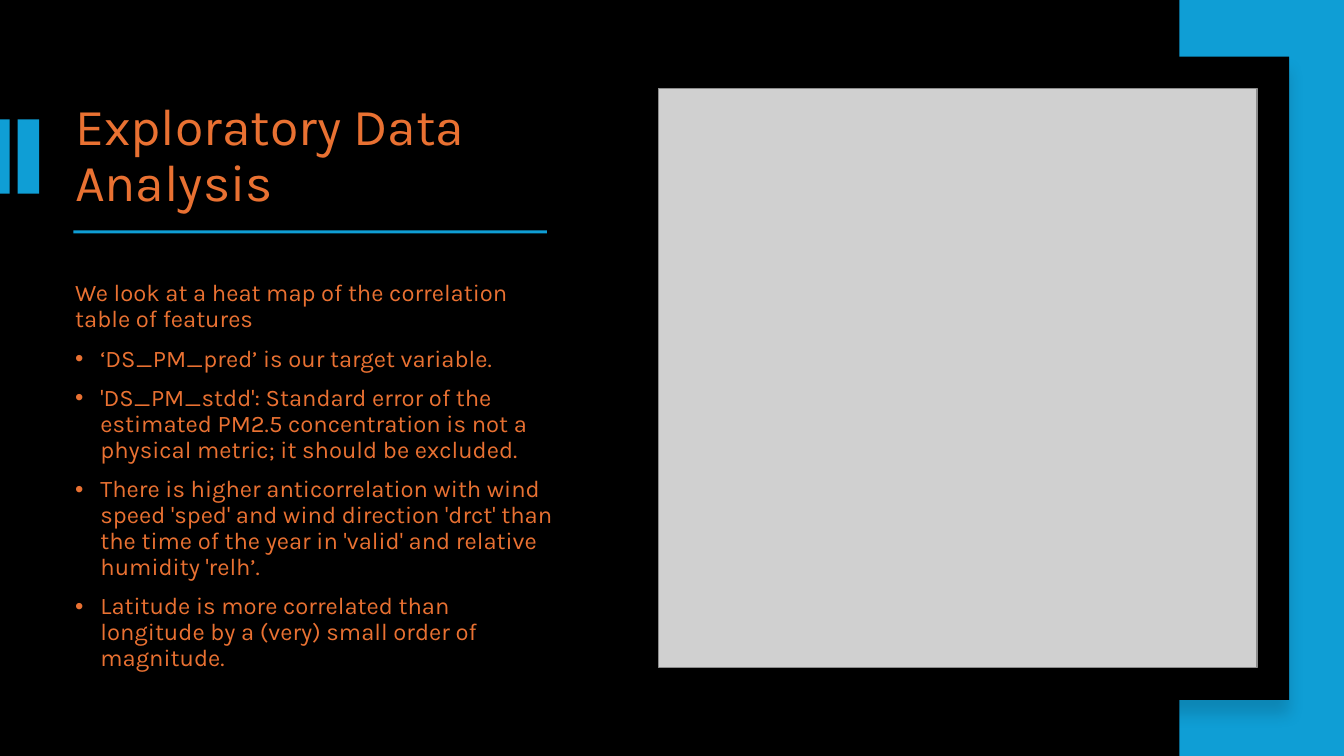
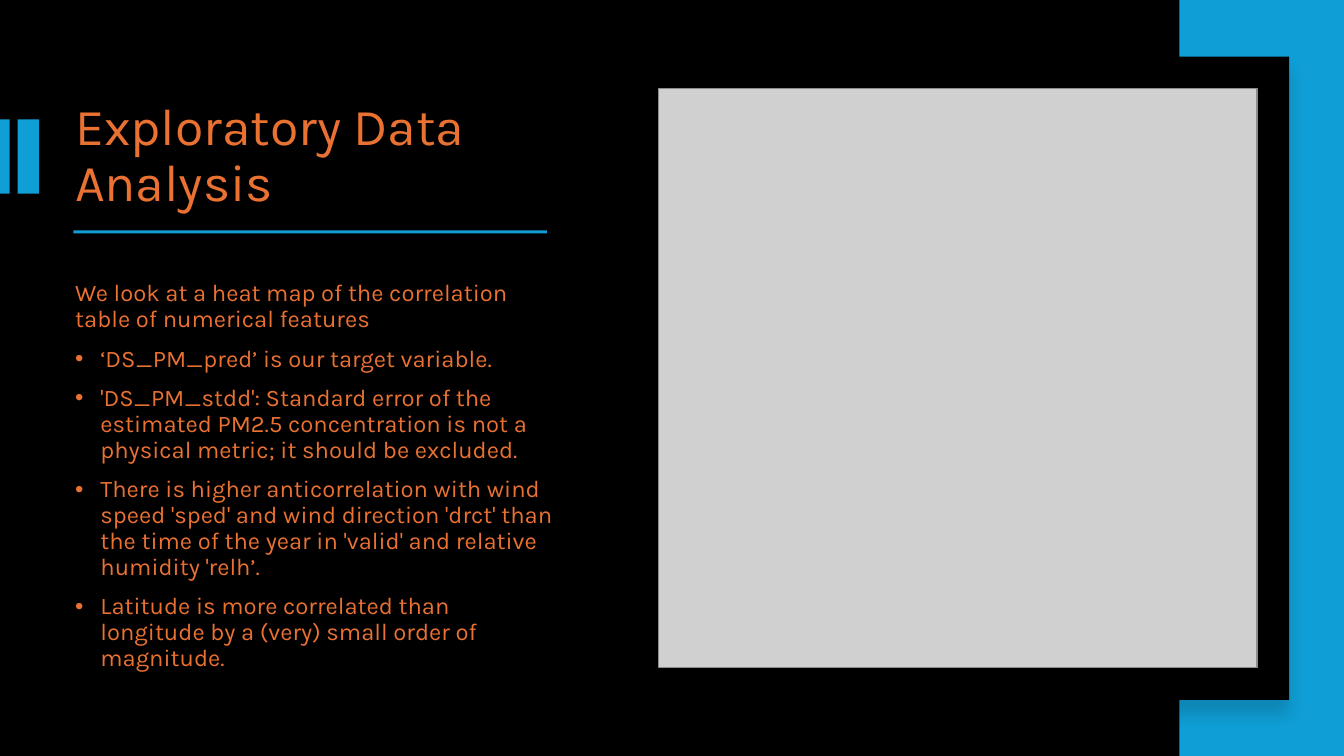
Before and after one commit to UnacceptableVegetable/SpringBoard, a slide deck: slide 6 of Capstone Two/capstone_two_presentation.pptx. Drawn at 1344x756 pixels with LibreOffice and Linux fonts; fonts in the diff are those of the drawing; grey boxes stand for pictures. Boxes give left, top, right and bottom in pixels: in the first picture for what was removed or moved away, otherwise in the second. Text is boxed around its words. In the diff, an @@ line names an element or a change of style, - is before the commit and + after.

```diff
--- a/Capstone Two/capstone_two_presentation.pptx
+++ b/Capstone Two/capstone_two_presentation.pptx
@@ text at (75,284,507,328): text changed @@
-We look at a heat map of the correlation table of features
+We look at a heat map of the correlation table of numerical features
```
Also in this commit, not shown: 1 other slide changed, 2 other files.
